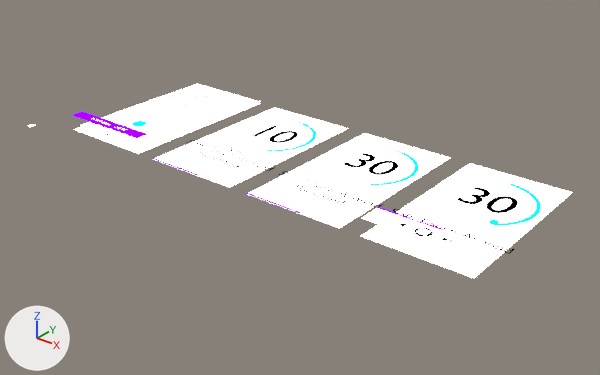
Before and after pictures for a commit that changed the Blender file design/design.blend.
Both versions are drawn from a 50 mm lens placed at (35.1, -22.9, 16.0), pointed at (12.8, 4.9, -1.2). Every picture has the same lights, and +X, +Y and +Z are marked at lower left. Text is drawn in Blender's own font.

The scene before the commit, as lines of its bpy script (objects in view):
```python
me_plane_032 = bpy.data.meshes.new('Plane.032')
me_plane_032.from_pydata([(0.0, 0.0, 0.0), (5.0, 0.0, 0.0), (0.0, 9.0, 0.0), (5.0, 9.0, 0.0)], [], [(0, 1, 3, 2)])
me_plane_032.materials.append(mat_surface)
me_plane_038 = bpy.data.meshes.new('Plane.038')
me_plane_038.from_pydata([(0.0, 0.0, 0.0), (5.0, 0.0, 0.0), (0.0, 9.0, 0.0), (5.0, 9.0, 0.0)], [], [(0, 1, 3, 2)])
me_plane_038.materials.append(mat_surface)
me_plane_053 = bpy.data.meshes.new('Plane.053')
me_plane_053.from_pydata([(-2.5, -0.6, 0.0), (2.5, -0.6, 0.0), (-2.5, 0.6, 0.0), (2.5, 0.6, 0.0)], [], [(0, 1, 3, 2)])
me_plane_053.materials.append(mat_surface)
ob_02_prepare___rest = bpy.data.objects.new('02 Prepare / Rest', me_plane_032)
ob_02_prepare___rest.location = (7.0, 1.0, 0.0)
ob_04_work_controls = bpy.data.objects.new('04 Work Controls', me_plane_038)
ob_04_work_controls.location = (19.0, 1.0, 0.0)
ob_controls_003 = bpy.data.objects.new('Controls.003', me_plane_053)
ob_controls_003.parent = ob_04_work_controls
ob_controls_003.location = (2.5, 0.6, 0.8)
# also in view: '01 Home' at (3.5, 5.5, 0.0); '03 Work' at (15.5, 5.5, 0.0); 'Interval Time.005' at (21.5, 7.0, 0.0); 'Bottom App Bar' at (3.5, 1.4, 0.8); 'Interval Progress Track.004' at (15.5, 6.9, 0.0)
```
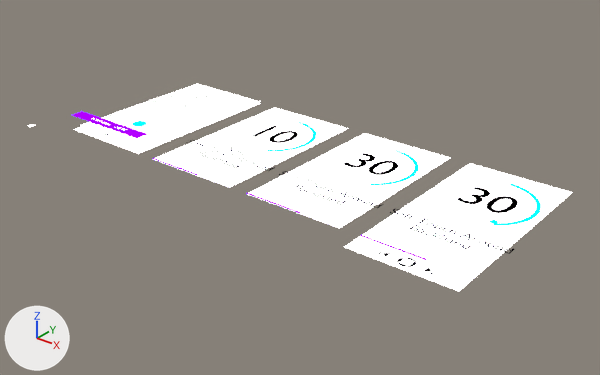
Where the newer file only moved an object's origin or applied its transform, the numbers keep the older frame.

The change, as a list of edits to the scene's bpy script:
```text
Change ob_controls_003:
    ob_controls_003.location: (2.5, 0.6, 0.8) -> (2.5, -0.5, 0.0)
```

Changed parts and their boxes [x1, y1, x2, y2] in the pictures (600 x 375 px):
'Controls.003', moved
    before: [361, 208, 490, 259]
    after: [344, 236, 474, 291]
'Next Icon.003', moved
    before: [434, 234, 460, 247]
    after: [417, 264, 443, 278]
'Previous Icon.003', moved
    before: [389, 218, 414, 230]
    after: [372, 247, 396, 260]
'Training Progress.003', moved
    before: [377, 207, 444, 230]
    after: [360, 235, 427, 260]
'Training Progress Track.003', moved
    before: [378, 208, 491, 247]
    after: [361, 236, 475, 278]
'Pause Icon.003', moved
    before: [416, 228, 432, 236]
    after: [399, 258, 415, 266]
'Pause Button.003', moved
    before: [414, 228, 433, 237]
    after: [397, 257, 416, 267]
